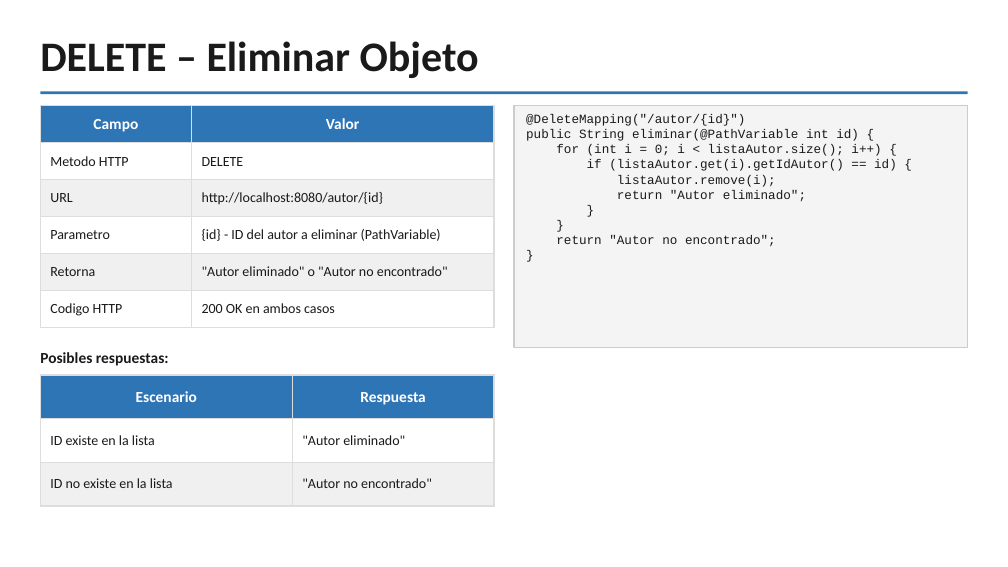
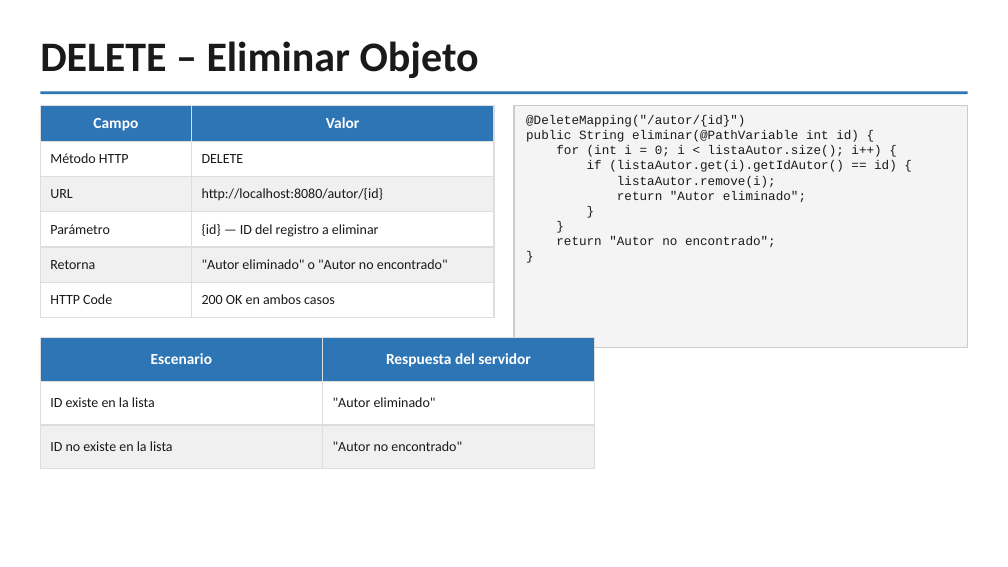
Before and after one commit to Mora1812/Metodologia_BookMora_Proyecto, a slide deck: slide 13 of BookMora_Presentacion.pptx. Drawn at 1008x567 pixels with LibreOffice and Linux fonts; fonts in the diff are those of the drawing. Boxes give left, top, right and bottom in pixels: in the first picture for what was removed or moved away, otherwise in the second. Text is boxed around its words. In the diff, an @@ line names an element or a change of style, - is before the commit and + after.

```diff
--- a/BookMora_Presentacion.pptx
+++ b/BookMora_Presentacion.pptx
@@ table at (40, 106, 494, 318) @@
-row 2, column 1: Metodo HTTP
+row 2, column 1: Método HTTP
-row 4, column 1: Parametro
+row 4, column 1: Parámetro
-row 4, column 2: {id} - ID del autor a eliminar (PathVariable)
+row 4, column 2: {id} — ID del registro a eliminar
-row 6, column 1: Codigo HTTP
+row 6, column 1: HTTP Code
@@ table at (40, 338, 595, 469) @@
-row 1, column 2: Respuesta
+row 1, column 2: Respuesta del servidor
@@ table: place and size @@
-table at (40, 375, 494, 506)
+table at (40, 338, 595, 469)
@@ text removed at (40, 352, 169, 366) @@
-Posibles respuestas:
```
Also in this commit, not shown: 11 other slides changed, 2 slides added, 2 slides removed, 7 other files.
